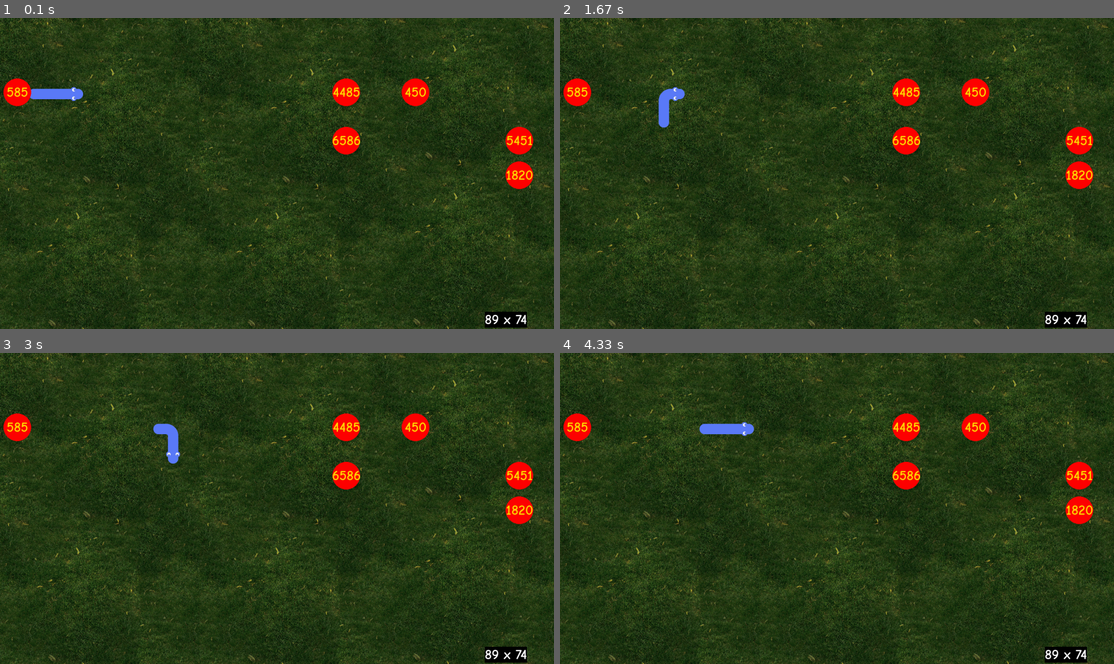
Above: before the commit, frames 1-4 (two rows, left to right).
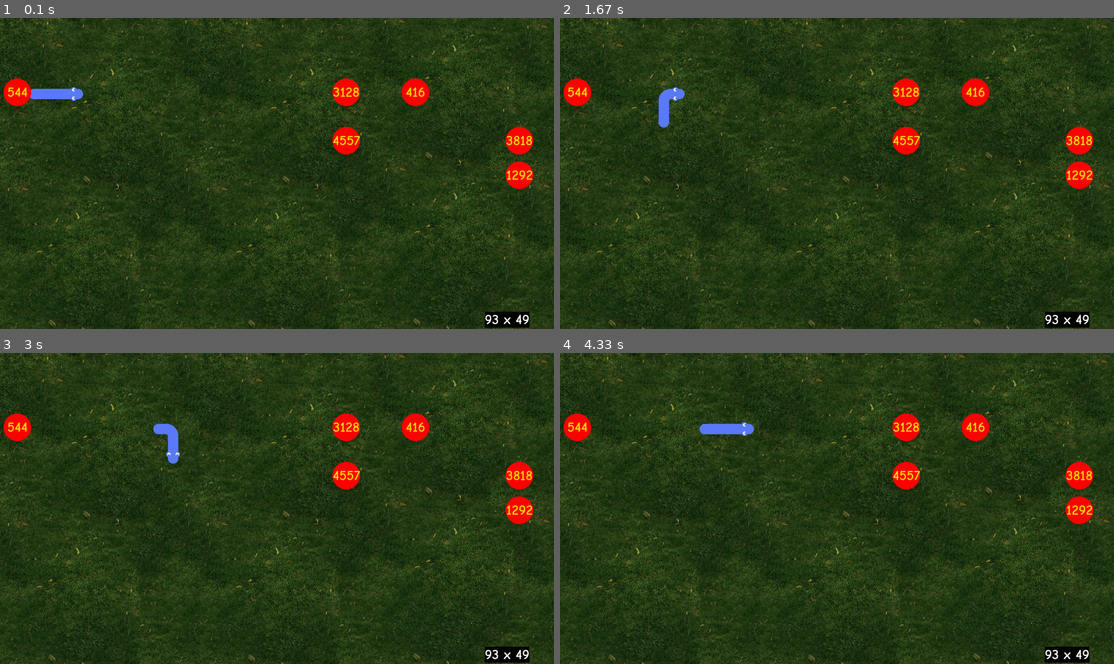
Above: after the commit, the same moments.

Repository: Zeus-HackOlympus/Ganitansh-GUI
Game: pygame game, started from game/snake.py
The game is run twice, just before and just after one commit, with the same random seed, the same clock (stepped at 60 frames per second) and the same inputs.
Inputs:
- Up to frame 1 (0.1 s): no input
- Up to frame 2 (1.67 s): tap S at 0.33 s; hold Right 0.67-1.13 s; hold Up 1.17-1.47 s; hold Right from 1.5 s (still down)
- Up to frame 3 (3 s): release Right at 1.97 s; hold Left 2-2.53 s; hold Down 2.57-2.87 s; hold Left from 2.9 s (still down)
- Up to frame 4 (4.33 s): release Left at 3.3 s; hold Up 3.33-3.7 s; hold Right from 3.73 s (still down)

The runs differ from the first frame. In frame 1, 0.6% of the frame differs, in the area x 1-97%, y 22-100%; in frame 2, 0.6%; in frame 3, 0.6%; in frame 4, 0.6%.

Commit message:
Added collisions. Almost ready to play

Diff:
--- a/game/snake.py
+++ b/game/snake.py
@@ -17,7 +17,7 @@
 
 pygame.mixer.init()
 pygame.mixer.music.load("../assets/music/game_music1.ogg")
-
+pygame.mixer.music.play()
 
 class Snake:
     def __init__(self):
@@ -176,13 +176,15 @@
 
 class Main:
     def __init__(self):
-        a = random.randint(10, 99)
-        b = random.randint(10, 99)
+        self.get_random_num()
         self.snake = Snake()
-        self.a = a
-        self.b = b
-        self.fruit = FRUIT(a, b)
+        self.fruit = FRUIT(self.a, self.b)
         self.randomize()
+
+
+    def get_random_num(self):
+        self.a = random.randint(0,99)
+        self.b = random.randint(0,99)
 
     def randomize(self):
         self.random_prod = self.get_random_product()
@@ -213,8 +215,10 @@
                 self.randomize()
 
     def check_fail(self):
-        if (self.snake.body[0].x > screen.get_width() - 50) or (self.snake.body[0].y > screen.get_height() - 50):
+        if not (not (self.snake.head_rect.x > screen.get_width() - 50) and not (
+                self.snake.head_rect.y > screen.get_height() - 50) and not (self.snake.head_rect.x < 0)) or (self.snake.head_rect.y < 0):
             self.game_over()
+            self.randomize()
         for block in self.snake.body[1:]:
             if block == self.snake.body[0]:
                 self.game_over()
@@ -255,9 +259,7 @@
         self.rock2 = pygame.image.load("../assets/images/rock1.png")
         self.wall1 = pygame.image.load("../assets/images/wall2.jpg")
         self.bg = pygame.image.load("../assets/images/grass.png")
-        screen.blit(self.bg, (0, 0))
-
-        # self.draw_grass()
+        screen.blit(self.bg,(0,0))
         screen.blit(self.bg, (1600 - 1024, 0))
         # screen.blit(self.rock1, (screen.get_width() / 4 - 200, screen.get_height() / 2 - 120))
         # screen.blit(self.rock1, (3 * screen.get_width() / 4 - 160, screen.get_height() / 2 - 120))
@@ -274,12 +276,12 @@
 """
     TODO:
         BACKGROUND - done
-        MAKE GRIDS ON BACKGROUND
         MAKE SNAKE - done
-        Add graphics to snake
+        Add graphics to snake - done
         MAKE FRUIT (MATHS EQUATION) - done
-        Add fruit spawn points
-        MAKE TOTAL SUM TO BE ACHIEVED
+        Add more fruit spawn points
+        add score
+        check ranomize
         COMPILE EVERYTHING
 """
 
